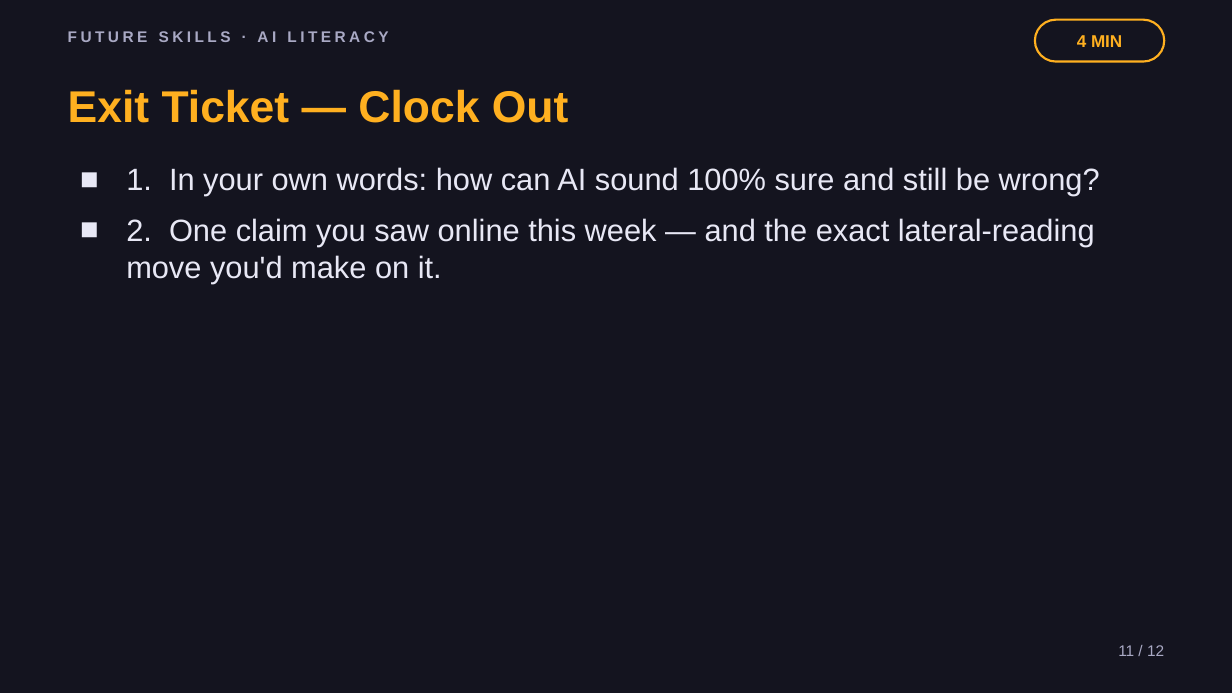
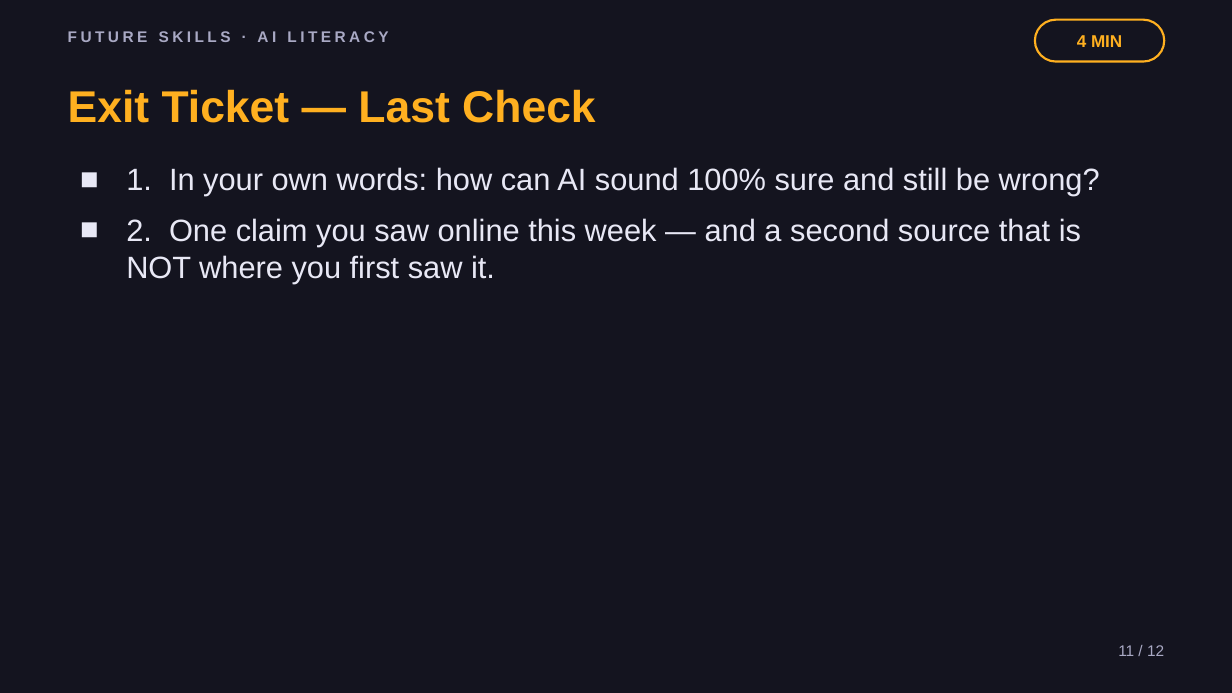
Before and after one commit to phiunit/tptphi, a slide deck: slide 11 of products/ai-fact-check-lab/dist/Hallucination Hunters - Slides.pptx. Drawn at 1232x693 pixels with LibreOffice and Linux fonts; fonts in the diff are those of the drawing. Boxes give left, top, right and bottom in pixels: in the first picture for what was removed or moved away, otherwise in the second. Text is boxed around its words. In the diff, an @@ line names an element or a change of style, - is before the commit and + after.

```diff
--- a/products/ai-fact-check-lab/dist/Hallucination Hunters - Slides.pptx
+++ b/products/ai-fact-check-lab/dist/Hallucination Hunters - Slides.pptx
@@ text at box(68, 89, 596, 123): text changed @@
-Exit Ticket — Clock Out
+Exit Ticket — Last Check
@@ text at box(126, 218, 1081, 284): text changed @@
-■ 2. One claim you saw online this week — and the exact lateral-reading move you'd make on it.
+■ 2. One claim you saw online this week — and a second source that is NOT where you first saw it.
```
Also in this commit, not shown: 6 other slides changed, 30 other files.
